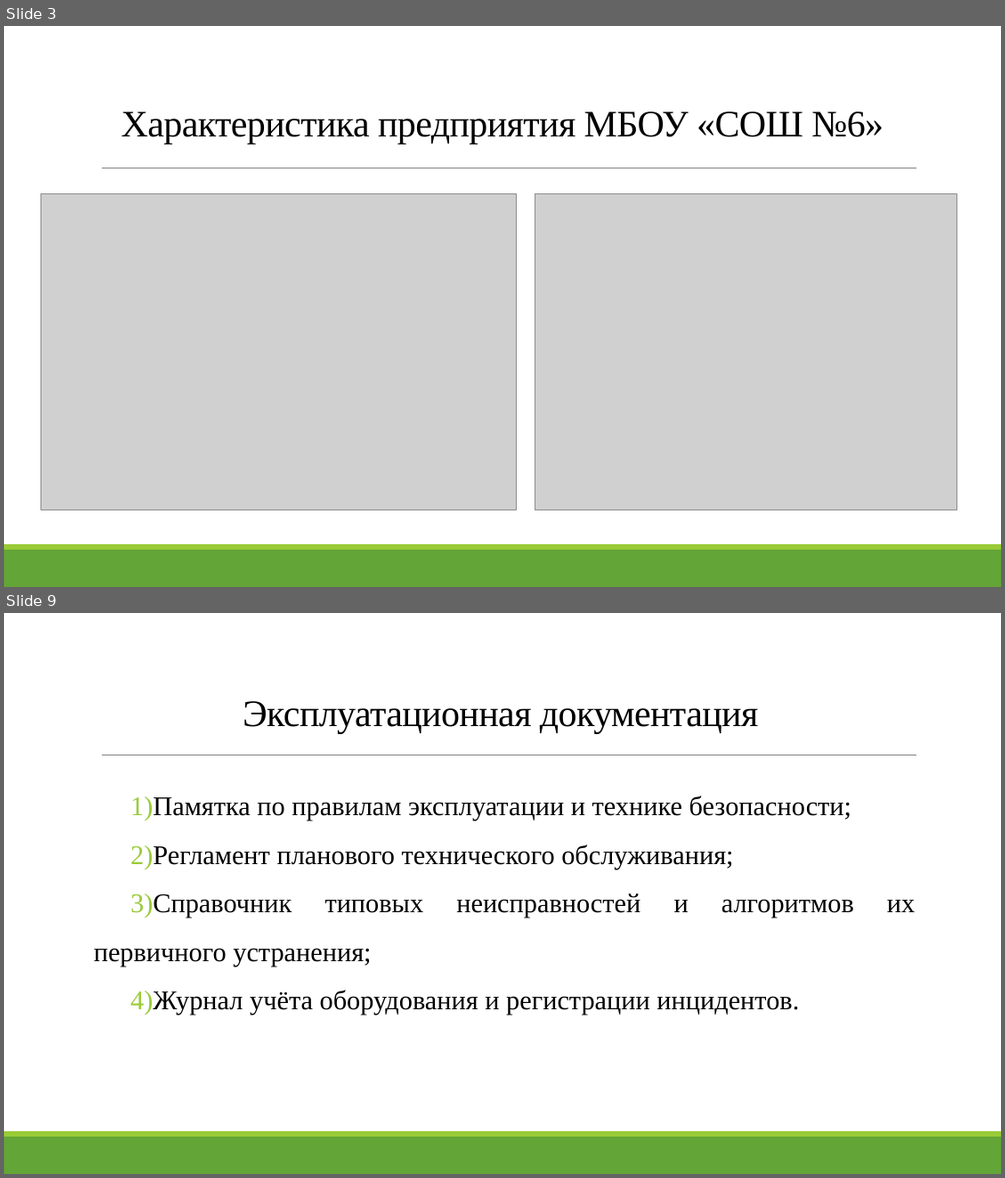
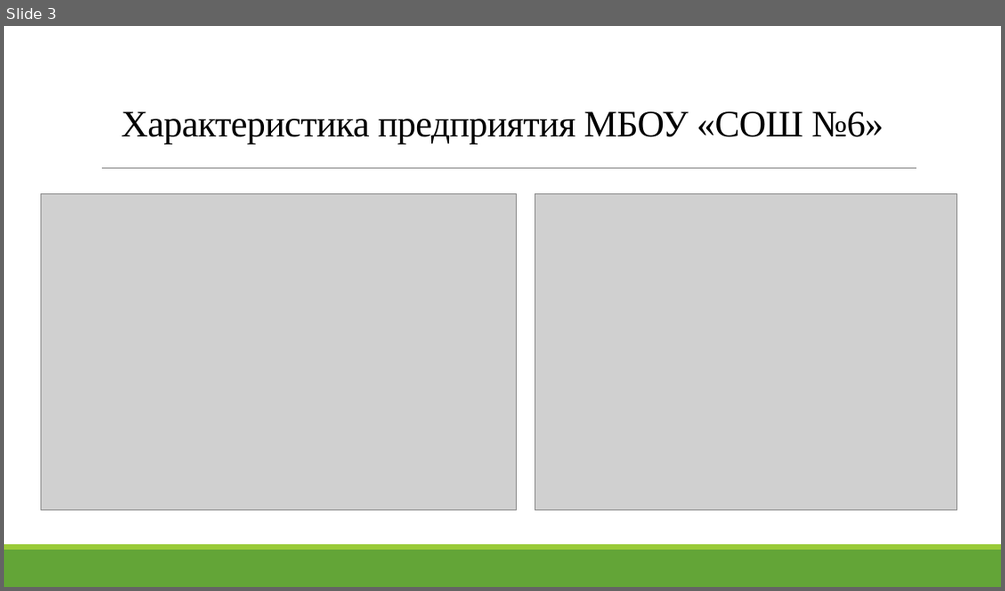
Before and after one commit to lizamlzw/yupk, a slide deck: практика Макарова.pptx. Shown one above the other, each under a label of ours: slides 3 and 9 before the commit, slide 3 after it; the slides between them are not shown. The pictures are 1005x1178 and 1005x591 pixels, drawn with LibreOffice and Linux fonts; fonts in the diff are those of the drawing; grey boxes stand for pictures. Boxes give left, top, right and bottom in pixels: in the first picture for what was removed or moved away, otherwise in the second. Text is boxed around its words. In the diff, an @@ line names an element or a change of style, - is before the commit and + after.

```diff
--- a/практика Макарова.pptx
+++ b/практика Макарова.pptx
@@ slide 9 removed at [4,613,1001,1174], background #FFFFFF; not listed: 3 template elements that a slide beside it also shows @@
@@ title removed at [243,701,758,733] @@
-Эксплуатационная документация
@@ text removed at [94,795,854,1015] @@
-1) Памятка по правилам эксплуатации и технике безопасности;
-2) Регламент планового технического обслуживания;
-3) Справочник типовых неисправностей и алгоритмов их первичного устранения;
-4) Журнал учёта оборудования и регистрации инцидентов.
```
Also in this commit, not shown: 1 slide changed, 8 slides added, 11 other slides removed, 1 other file.
